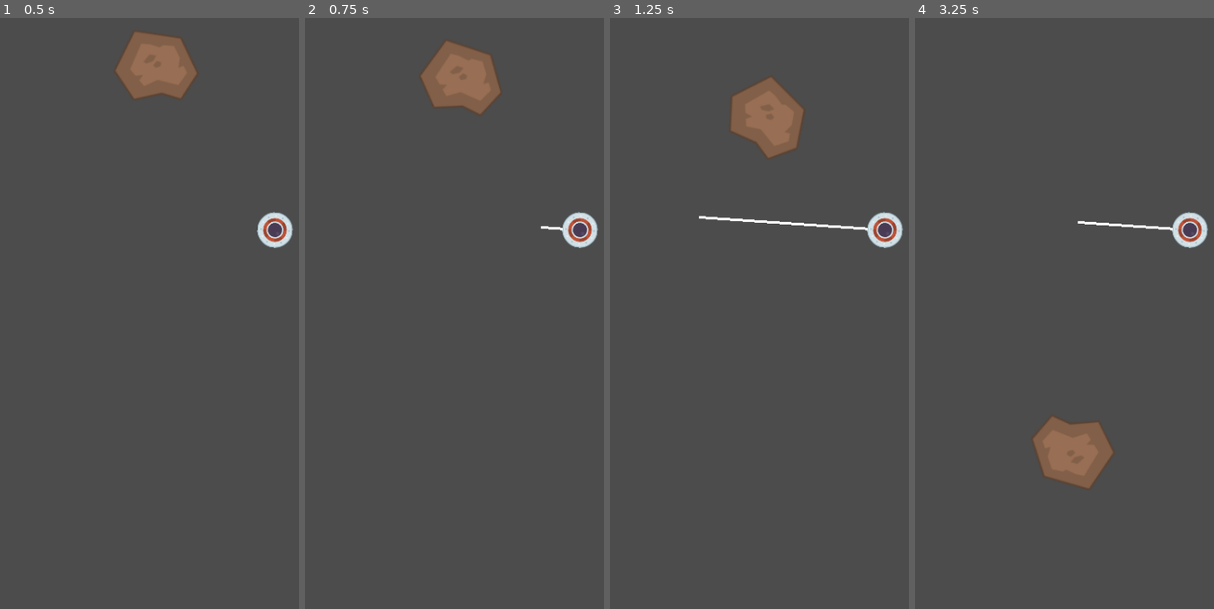
Above: before the commit, frames 1-4 (left to right).
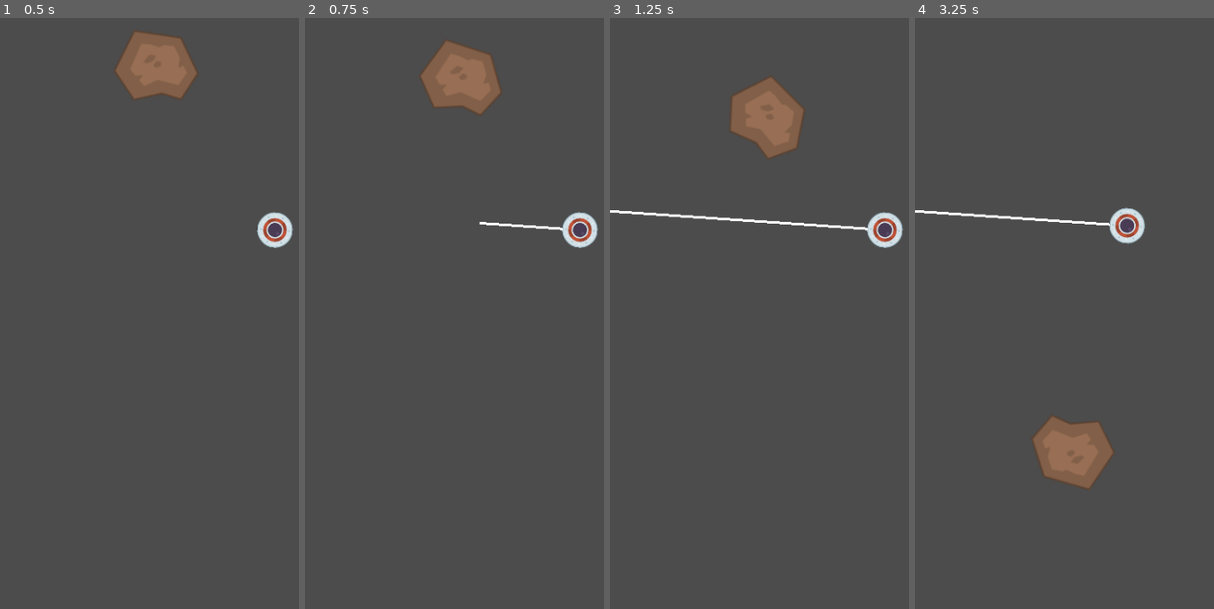
Above: after the commit, the same moments.

Repository: brendankhoury/To-the-moon-and-hack
Game: Godot game, scene res://Src/Test Scene.tscn
The game is run twice, just before and just after one commit, with the same random seed, the same clock (stepped at 60 frames per second) and the same inputs. This scene is started directly instead of the project's main scene.
Inputs:
- Up to frame 1 (0.5 s): no input
- Up to frame 2 (0.75 s): tap Space (tap) at 0.6 s
- Up to frame 3 (1.25 s): no input
- Up to frame 4 (3.25 s): tap Space (tap) at 1.35, 2.1, 2.85 s

Frame 1 is identical in both runs. In frame 2, 0.1% of the frame differs, in the area x 58-79%, y 34-36%; in frame 3, 0.2%; in frame 4, 1.4%, in the area x 0-99%, y 32-39%.

Commit message:
Keeping code base up to date after minor code changes

Diff:
--- a/Src/Actors/Player.gd
+++ b/Src/Actors/Player.gd
@@ -19,7 +19,7 @@
 	raycast.set_cast_to(Vector2(0, length))
 	grapple_collided = raycast.is_colliding()
 	if grapple_collided:
-		if abs(global_position.distance_to(raycast.get_collision_point())) < 50:
+		if abs(global_position.distance_to(raycast.get_collision_point())) < 150:
 			collision_point = raycast.get_collision_point()
 		else:
 			grapple_length = 30
--- a/Src/Test Scene.tscn
+++ b/Src/Test Scene.tscn
@@ -13,4 +13,5 @@
 position = Vector2( 327.537, 403.58 )
 rotation = 1.63886
 rotation_speed = 0.1
+grapple_speed = 900.0
 max_grapple = 800
